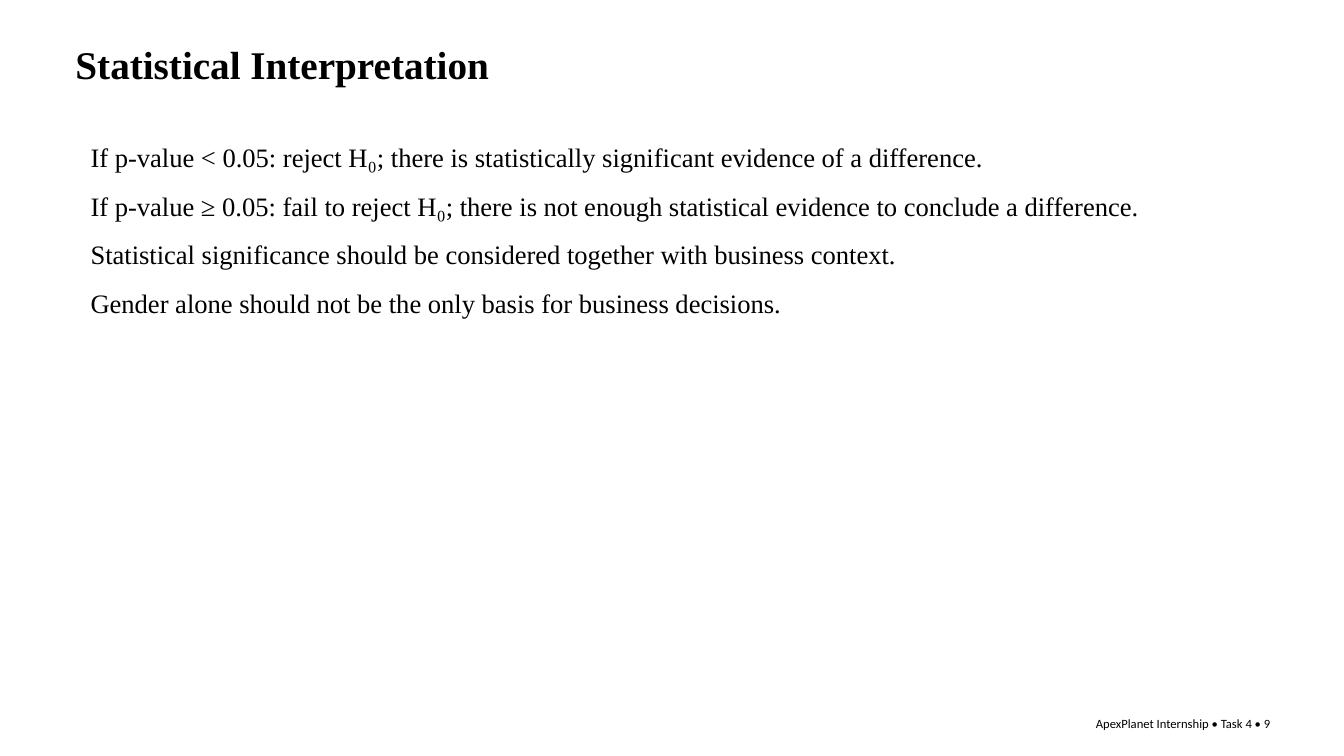
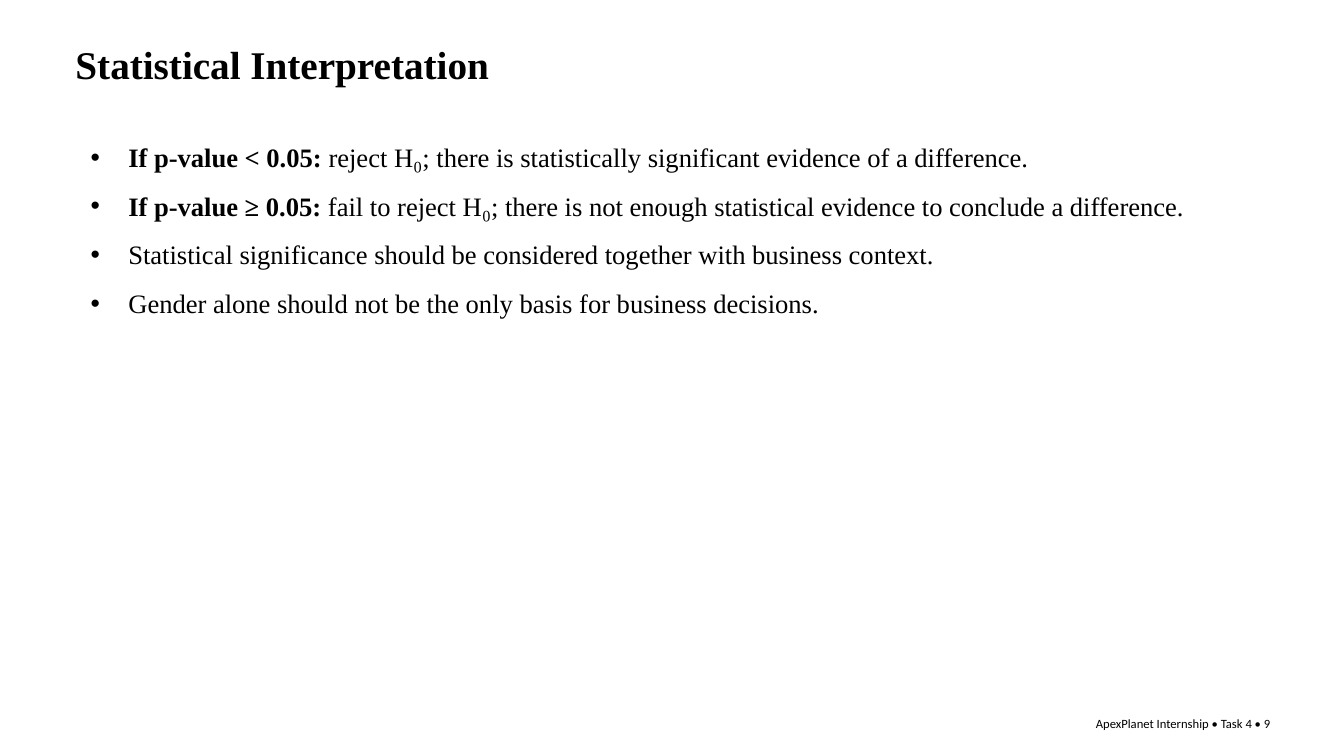
Before and after one commit to Supriya-2604/SupriyaEnjam-DataAnalyst-Internship-Portfolio, a slide deck: slide 9 of presentation/Final_Presentation.pptx. Drawn at 1344x756 pixels with LibreOffice and Linux fonts; fonts in the diff are those of the drawing. Boxes give left, top, right and bottom in pixels: in the first picture for what was removed or moved away, otherwise in the second. Text is boxed around its words. In the diff, an @@ line names an element or a change of style, - is before the commit and + after.

```diff
--- a/presentation/Final_Presentation.pptx
+++ b/presentation/Final_Presentation.pptx
@@ text "If p-value < 0.05: reject ..." at (128, 148, 1184, 319): bold on in "If p-value < 0.05:", "If p-value ≥ 0.05:"; bullet none to • @@
```
Also in this commit, not shown: 11 other slides changed.
